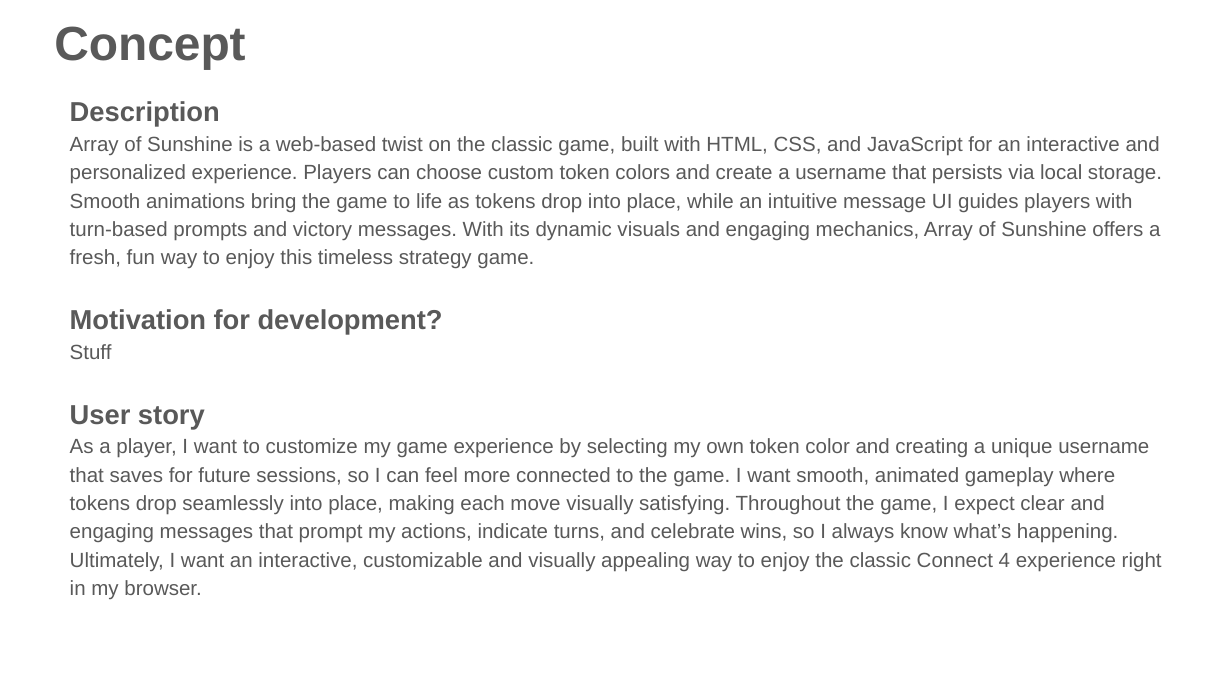
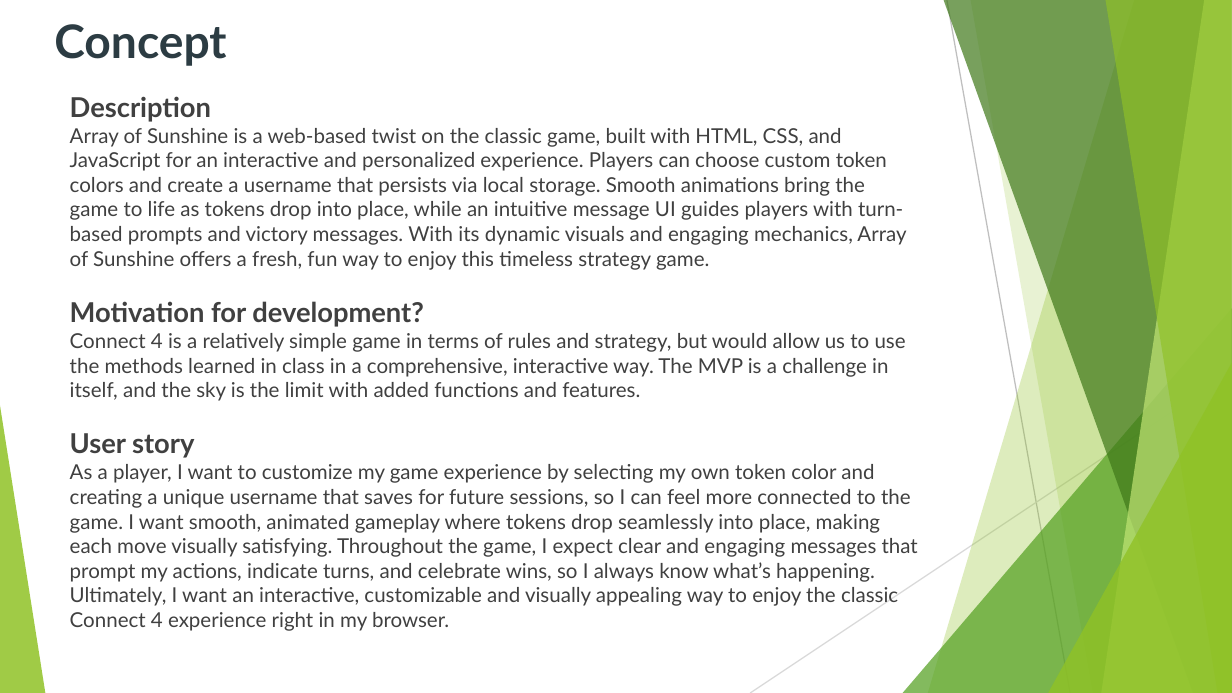
Before and after one commit to sigros02/Project1, a slide deck: slide 4 of assets/reference/Project Presentation Template.pptx (slide 3 before the commit). Drawn at 1232x693 pixels with LibreOffice and Linux fonts; fonts in the diff are those of the drawing. Boxes give left, top, right and bottom in pixels: in the first picture for what was removed or moved away, otherwise in the second. Text is boxed around its words. In the diff, an @@ line names an element or a change of style, - is before the commit and + after.

```diff
--- a/assets/reference/Project Presentation Template.pptx
+++ b/assets/reference/Project Presentation Template.pptx
@@ title "Concept" at <box>54,24,226,66</box>: size 28 to 27 pt, font Arial to Lato, text colour #595959 to #2C3C43 @@
@@ text at <box>70,96,918,631</box>: font Arial to Lato, text colour #595959 to #404040 in "Description", "Array of Sunshine is a web-based twist ...", "Motivation for development?", "User story" and 1 more places; line spacing 1.15 to 1 @@
@@ text at <box>70,333,906,401</box>: text changed; font Arial to Lato; text colour #595959 to #404040 @@
-Stuff
+Connect 4 is a relatively simple game in terms of rules and strategy, but would allow us to use the methods learned in class in a comprehensive, interactive way. The MVP is a challenge in itself, and the sky is the limit with added functions and features.
@@ group added at <box>0,0,1232,693</box>: 5 freeform shapes, 3 triangles, 2 lines @@
```
Also in this commit, not shown: 5 other slides changed, 2 slides added, 1 slide removed, 2 other files.
